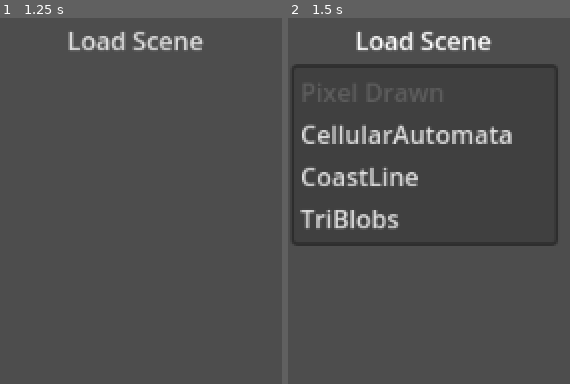
Above: before the commit, frames 1-2 (left to right).
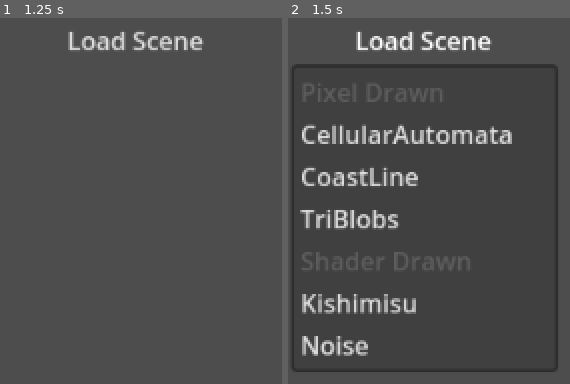
Above: after the commit, the same moments.

Repository: MichaelReel/2DMapGen_2023
Game: Godot game, scene res://Main/Main.tscn
Two runs of this game, one before a commit and one after it. Both use one fixed random seed, a clock stepped at 60 frames per second and the inputs below.
Inputs (mouse positions are in pixels of both pictures, inside the frame that each line leads up to):
- Up to frame 1 (1.25 s): tap Enter at 0.5 s; move the mouse to (outside the picture) at 0.52 s
- Up to frame 2 (1.5 s): click "Load Scene" at 1.25 s

Frame 1 is identical in both runs. In frame 2, 2.8% of the frame differs, in the area x 1-96%, y 61-97%.

Commit message:
Added a shader example from a youtube tutorial

Diff:
--- a/Main/Main.tscn
+++ b/Main/Main.tscn
@@ -11,6 +11,8 @@
 anchor_bottom = 1.0
 offset_right = 1024.0
 offset_bottom = 1024.0
+grow_horizontal = 2
+grow_vertical = 2
 
 [node name="MenuButton" type="MenuButton" parent="."]
 offset_left = 2.0
--- a/Main/MenuButton.gd
+++ b/Main/MenuButton.gd
@@ -3,7 +3,7 @@
 const CATEGORIES := {
 	"Pixel Drawn" : "res://PixelDrawn",
 #	"Vector Drawn" : "res://VectorDrawn",
-#	"Shader Drawn" : "res://ShaderDrawn",
+	"Shader Drawn" : "res://ShaderDrawn",
 }
 
 var menu_selections : Dictionary = {}
--- a/PixelDrawn/CoastLine.gd
+++ b/PixelDrawn/CoastLine.gd
@@ -84,8 +84,8 @@
 
 	func _init(screen_size: Vector2, color: Color, rng_seed: int) -> void:
 		_coast_points = [
-			Vector2i(0, screen_size.y / 2),
-			Vector2i(screen_size.x, screen_size.y / 2),
+			Vector2i(0, int(screen_size.y / 2)),
+			Vector2i(int(screen_size.x), int(screen_size.y / 2)),
 		]
 		_color = color
 		_rng = RandomNumberGenerator.new()
--- /dev/null
+++ b/ShaderDrawn/Kishimisu.gdshader
@@ -0,0 +1,65 @@
+shader_type canvas_item;
+
+uniform vec3 dc_offset = vec3(0.5, 0.5, 0.5);
+uniform vec3 amp = vec3(0.5, 0.5, 0.5);
+uniform vec3 freq = vec3(1.0, 1.0, 1.0);
+uniform vec3 phase = vec3(0.263, 0.416, 0.557);
+
+uniform float partition_scale = 1.5;
+uniform float partition_distance_scale = 0.01;
+
+// https://www.youtube.com/watch?v=f4s1h2YETNY
+
+vec3 palette(float t, vec3 dc_o, vec3 a, vec3 f, vec3 p) {
+	// See: http://dev.thi.ng/gradients/
+	return dc_o + a * cos( 6.28318 * (f * t * p));
+}
+
+void fragment() {
+	 // Match to shadertoy origin at bottom left, and center the UV
+	vec2 uv = vec2(UV.x, 1.0f - UV.y) * 2.0 - 1.0;
+	// Maintain aspect ratio
+	uv.x /= SCREEN_PIXEL_SIZE.x / SCREEN_PIXEL_SIZE.y;
+
+	// Using FRAGCOORD to achieve the same as above:
+	// uv = (vec2(FRAGCOORD.x, (1.0 / SCREEN_PIXEL_SIZE.y) - FRAGCOORD.y) * 2.0 - (1.0 / SCREEN_PIXEL_SIZE.xy)) * SCREEN_PIXEL_SIZE.y;
+
+	// Record the full screen coordinated before we perform space repetition
+	vec2 uv_0 = uv;
+	// Get distance to the universal center
+	float d_0 = length(uv_0);
+
+	// Initialise the final color to black
+	vec3 finalColor = vec3(0.0);
+
+	for (float i = 0.0; i < 4.0; i += 1.0) {
+		// space repetition:
+		// Split the space into smaller ranges using some fractional part of the UV
+		uv = fract(uv * partition_scale) - 0.5;
+
+		// Get distance to the local center
+		float d = length(uv);
+
+		// Multiply the local distance by an exponential
+		d *= exp(-d_0);
+
+		// Get the paletted color based on time and distance from the original center
+		vec3 col = palette(d_0 + i * 0.4 + TIME * 0.4, dc_offset, amp, freq, phase);
+
+		d = sin(d * 8.0 + TIME) / 8.0;
+		d = abs(d);
+
+		// Scale the local partition distance
+		d = partition_distance_scale / d;
+
+		// Enhance the image using powers
+		d = pow(d, 1.2);
+
+		finalColor += col * d;
+	}
+
+	COLOR = vec4(finalColor, 1.0);
+
+	// Debug the partition space:
+//	COLOR = vec4(uv, 0.0, 1.0);
+}
--- /dev/null
+++ b/ShaderDrawn/Kishimisu.tscn
@@ -0,0 +1,22 @@
+[gd_scene load_steps=4 format=3 uid="uid://mimwq0s1diqe"]
+
+[ext_resource type="Shader" path="res://ShaderDrawn/Kishimisu.gdshader" id="1_7ge7p"]
+[ext_resource type="Texture2D" uid="uid://kfgx87amm8xs" path="res://icon.png" id="1_qp6nh"]
+
+[sub_resource type="ShaderMaterial" id="ShaderMaterial_u0x0y"]
+shader = ExtResource("1_7ge7p")
+shader_parameter/dc_offset = Vector3(0.5, 0.5, 0.5)
+shader_parameter/amp = Vector3(0.5, 0.5, 0.5)
+shader_parameter/freq = Vector3(1, 1, 1)
+shader_parameter/phase = Vector3(0.263, 0.416, 0.557)
+shader_parameter/partition_scale = 1.5
+shader_parameter/partition_distance_scale = 0.01
+
+[node name="Kishimisu" type="TextureRect"]
+material = SubResource("ShaderMaterial_u0x0y")
+anchors_preset = 15
+anchor_right = 1.0
+anchor_bottom = 1.0
+grow_horizontal = 2
+grow_vertical = 2
+texture = ExtResource("1_qp6nh")
--- /dev/null
+++ b/ShaderDrawn/Noise.gdshader
@@ -0,0 +1,61 @@
+shader_type canvas_item;
+uniform vec2 iResolution;
+
+// The MIT License
+// Copyright © 2013 Inigo Quilez
+// Permission is hereby granted, free of charge, to any person obtaining a copy
+// of this software and associated documentation files (the \"Software\"), to deal
+// in the Software without restriction, including without limitation the rights
+// to use, copy, modify, merge, publish, distribute, sublicense, and/or sell
+// copies of the Software, and to permit persons to whom the Software is
+// furnished to do so, subject to the following conditions: The above copyright
+// notice and this permission notice shall be included in all copies or
+// substantial portions of the Software.
+// THE SOFTWARE IS PROVIDED \"AS IS\", WITHOUT WARRANTY OF ANY KIND, EXPRESS OR
+// IMPLIED, INCLUDING BUT NOT LIMITED TO THE WARRANTIES OF MERCHANTABILITY,
+// FITNESS FOR A PARTICULAR PURPOSE AND NONINFRINGEMENT. IN NO EVENT SHALL THE
+// AUTHORS OR COPYRIGHT HOLDERS BE LIABLE FOR ANY CLAIM, DAMAGES OR OTHER
+// LIABILITY, WHETHER IN AN ACTION OF CONTRACT, TORT OR OTHERWISE, ARISING FROM,
+// OUT OF OR IN CONNECTION WITH THE SOFTWARE OR THE USE OR OTHER DEALINGS IN THE
+//  SOFTWARE.
+
+vec2 hash( vec2 p )
+{
+	p = vec2( dot(p,vec2(127.1,311.7)), dot(p,vec2(269.5,183.3)) );
+	return -1.0 + 2.0*fract(sin(p)*43758.5453123);
+}
+
+float noise( in vec2 p )
+{
+	const float K1 = 0.366025404; // (sqrt(3)-1)/2;
+	const float K2 = 0.211324865; // (3-sqrt(3))/6;
+
+	vec2  i = floor( p + (p.x+p.y)*K1 );
+	vec2  a = p - i + (i.x+i.y)*K2;
+	float m = step(a.y,a.x);
+	vec2  o = vec2(m,1.0-m);
+	vec2  b = a - o + K2;
+	vec2  c = a - 1.0 + 2.0*K2;
+	vec3  h = max( 0.5-vec3(dot(a,a), dot(b,b), dot(c,c) ), 0.0 );
+	vec3  n = h*h*h*h*vec3( dot(a,hash(i+0.0)), dot(b,hash(i+o)), dot(c,hash(i+1.0)));
+	return dot( n, vec3(70.0) );
+}
+
+void fragment() {
+	vec2 p = UV.xy / iResolution.xy;
+
+	vec2 uv = p * vec2(iResolution.x / iResolution.y, 1.0);
+
+	float f = 0.0;
+
+	uv *= 5.0;
+	mat2 m = mat2( vec2(1.6,  1.2), vec2(-1.2,  1.6) );
+	f  = 0.5000*noise( uv ); uv = m * uv;
+	f += 0.2500*noise( uv ); uv = m * uv;
+	f += 0.1250*noise( uv ); uv = m * uv;
+	f += 0.0625*noise( uv ); uv = m * uv;
+
+	f = 0.5 + 0.5 * f;
+
+	COLOR = vec4( f, f, f, 1.0 );
+}
--- /dev/null
+++ b/ShaderDrawn/Noise.tscn
@@ -0,0 +1,18 @@
+[gd_scene load_steps=4 format=3 uid="uid://6llnycmx264e"]
+
+[ext_resource type="Shader" path="res://ShaderDrawn/Noise.gdshader" id="1_ciegj"]
+
+[sub_resource type="ShaderMaterial" id="ShaderMaterial_k1mox"]
+shader = ExtResource("1_ciegj")
+shader_parameter/iResolution = Vector2(1, 1)
+
+[sub_resource type="PlaceholderTexture2D" id="PlaceholderTexture2D_t66ve"]
+
+[node name="Noise" type="TextureRect"]
+material = SubResource("ShaderMaterial_k1mox")
+anchors_preset = 15
+anchor_right = 1.0
+anchor_bottom = 1.0
+grow_horizontal = 2
+grow_vertical = 2
+texture = SubResource("PlaceholderTexture2D_t66ve")
--- /dev/null
+++ b/ShaderDrawn/ShaderToyDefault.gdshader
@@ -0,0 +1,10 @@
+shader_type canvas_item;
+uniform vec2 iResolution = vec2(1024,1024);
+
+void fragment() {
+	vec2 uv = FRAGCOORD.xy / iResolution.xy;
+
+	vec3 col = 0.5 + 0.5 * cos(TIME + uv.xyx + vec3(0, 2, 4));
+
+	COLOR = vec4( col, 1.0 );
+}
--- /dev/null
+++ b/ShaderDrawn/UV_vs_FRAGCOORD.gdshader
@@ -0,0 +1,19 @@
+shader_type canvas_item;
+uniform vec2 iResolution = vec2(1024,1024);
+
+void fragment() {
+	// UV is 0 to 1, FRAGCOORD is the pixel position
+	// UV is the same a FRAGCOORD divided by the current screen size in pixels
+	// If the resolution is always the screen dimensions, uv_a and uv_b are identical
+	vec2 uv_a = FRAGCOORD.xy / iResolution.xy;
+	vec2 uv_b = UV.xy;
+
+	// We can also use the SCREEN_PIXEL_SIZE to modify FRAGCOORD
+	// to get the equivalent of UV
+//	uv_a = FRAGCOORD.xy * SCREEN_PIXEL_SIZE;
+
+	vec3 col_a = 0.5 + 0.5 * cos(TIME + uv_a.xyx + vec3(0, 2, 4));
+	vec3 col_b = 0.5 + 0.5 * cos(TIME + uv_b.xyx + vec3(0, 2, 4));
+
+	COLOR = vec4( col_b - col_a, 1.0 );
+}
--- a/project.godot
+++ b/project.godot
@@ -12,7 +12,7 @@
 
 config/name="2DMapGen_2023"
 run/main_scene="res://Main/Main.tscn"
-config/features=PackedStringArray("4.0")
+config/features=PackedStringArray("4.1")
 config/icon="res://icon.png"
 
 [debug]
